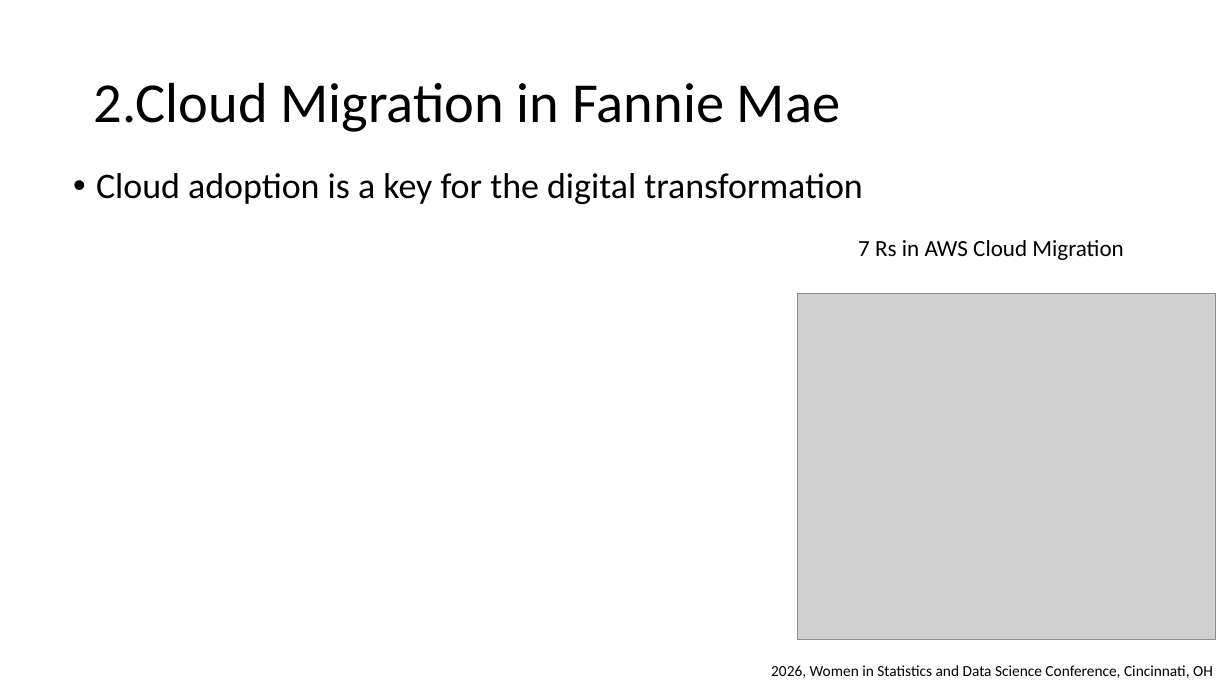
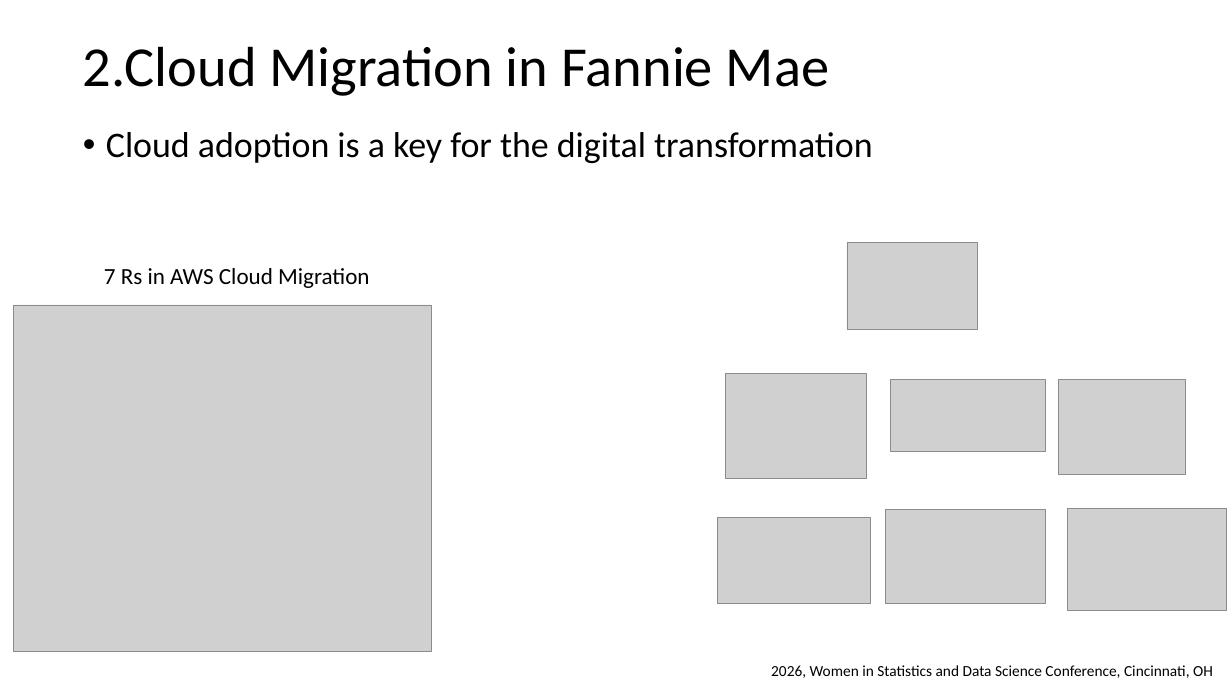
Before and after one commit to wx2123/WSDS-2026-OH, a slide deck: slide 4 of 2026 WSDS - Wujian Xue.pptx. Drawn at 1232x693 pixels with LibreOffice and Linux fonts; fonts in the diff are those of the drawing; grey boxes stand for pictures. Boxes give left, top, right and bottom in pixels: in the first picture for what was removed or moved away, otherwise in the second. Text is boxed around its words. In the diff, an @@ line names an element or a change of style, - is before the commit and + after.

```diff
--- a/2026 WSDS - Wujian Xue.pptx
+++ b/2026 WSDS - Wujian Xue.pptx
@@ title "2.Cloud Migration in Fannie Mae" moved from (x1=94, y1=82, x2=840, y2=132) to (x1=83, y1=46, x2=829, y2=96) @@
@@ text "Cloud adoption is a key ..." moved from (x1=96, y1=173, x2=862, y2=204) to (x1=106, y1=132, x2=872, y2=163) @@
@@ text "7 Rs in AWS Cloud ..." moved from (x1=858, y1=240, x2=1123, y2=260) to (x1=104, y1=268, x2=369, y2=288) @@
@@ picture added at (x1=848, y1=242, x2=978, y2=329) @@
@@ picture moved from (x1=798, y1=293, x2=1216, y2=640) to (x1=13, y1=305, x2=432, y2=652) @@
@@ picture added at (x1=726, y1=373, x2=867, y2=479) @@
@@ picture added at (x1=891, y1=380, x2=1046, y2=452) @@
@@ picture added at (x1=1059, y1=380, x2=1186, y2=475) @@
@@ picture added at (x1=886, y1=509, x2=1046, y2=604) @@
@@ picture added at (x1=1067, y1=509, x2=1226, y2=611) @@
@@ picture added at (x1=717, y1=518, x2=871, y2=604) @@
```
Also in this commit, not shown: 2 other slides changed.
